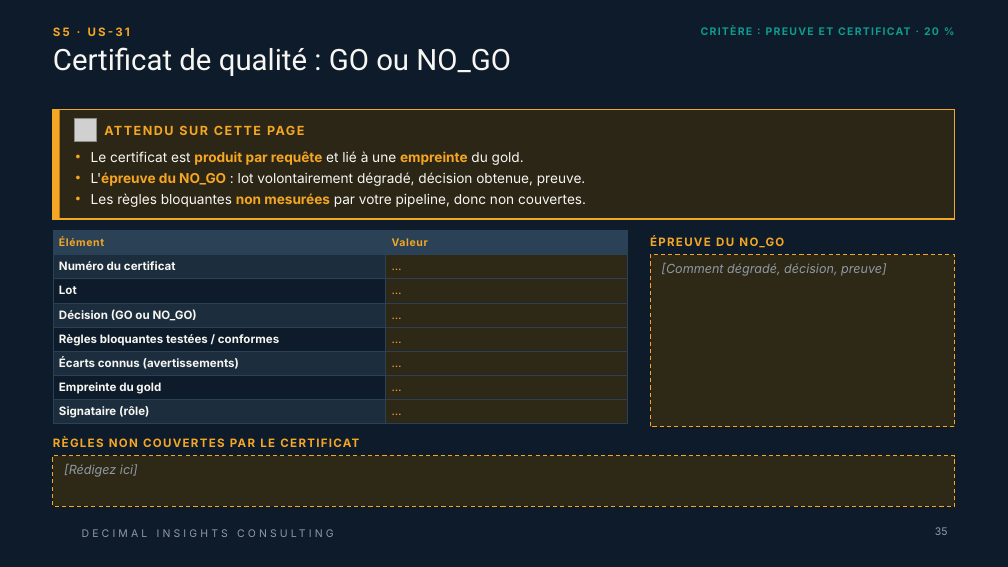
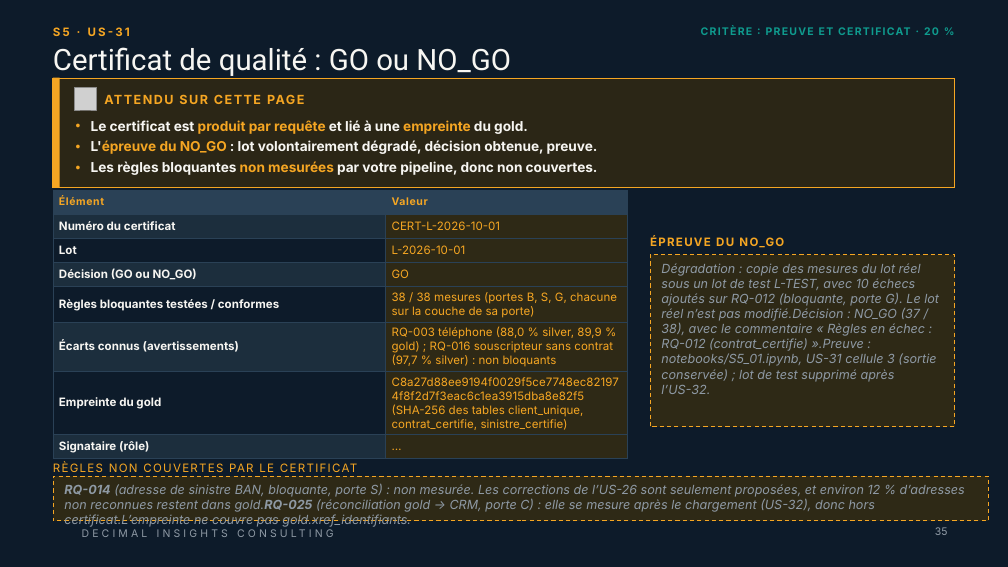
Before and after one commit to Samii05/td-qualite-g01, a slide deck: slide 35 of livrables/Livrable_Groupe_TD_AssurConnect.pptx. Drawn at 1008x567 pixels with LibreOffice and Linux fonts; fonts in the diff are those of the drawing; grey boxes stand for pictures; background and template pictures are left out. Boxes give left, top, right and bottom in pixels: in the first picture for what was removed or moved away, otherwise in the second. Text is boxed around its words. In the diff, an @@ line names an element or a change of style, - is before the commit and + after.

Commit message:
S5: certificat de qualité GO/NO_GO avec empreinte SHA-256, publication CRM avec trois refus et réconciliation RQ-025 (US-31, US-32)

```diff
--- a/livrables/Livrable_Groupe_TD_AssurConnect.pptx
+++ b/livrables/Livrable_Groupe_TD_AssurConnect.pptx
@@ 2 rectangles, 1 picture: place and size @@
-2 rectangles, 1 picture at <box>53,110,955,219</box>
+2 rectangles, 1 picture at <box>53,78,955,188</box>
@@ text "Le certificat est produit par ...": place and size @@
-text "Le certificat est produit par ..." at <box>91,151,586,207</box>
+text "Le certificat est produit par ..." at <box>91,120,598,175</box>
@@ text "Le certificat est produit par ..." at <box>91,120,598,175</box>: bold on in "Le certificat est et lié à une ...", "L'épreuve : lot volontairement dégradé, décision obtenue, ...", "Les règles bloquantes par votre pipeline, donc ..." @@
@@ text "ATTENDU SUR CETTE PAGE" rewrapped from <box>104,119,709,141</box> to <box>392,308,409,315</box> @@
@@ table at <box>53,190,628,458</box> @@
-row 2, column 2: …
+row 2, column 2: CERT-L-2026-10-01
-row 3, column 2: …
+row 3, column 2: L-2026-10-01
-row 4, column 2: …
+row 4, column 2: GO
-row 5, column 2: …
+row 5, column 2: 38 / 38 mesures (portes B, S, G, chacune sur la couche de sa porte)
-row 6, column 2: …
+row 6, column 2: RQ-003 téléphone (88,0 % silver, 89,9 % gold) ; RQ-016 souscripteur sans contrat (97,7 % silver) : non bloquants
-row 7, column 2: …
+row 7, column 2: C8a27d88ee9194f0029f5ce7748ec821974f8f2d7f3eac6c1ea3915dba8e82f5 (SHA-256 des tables client_unique, contrat_certifie, sinistre_certifie)
@@ table: place and size @@
-table at <box>53,231,628,424</box>
+table at <box>53,190,628,458</box>
@@ text in rectangle at <box>661,263,939,394</box>: text changed @@
-[Comment dégradé, décision, preuve]
+Dégradation : copie des mesures du lot réel sous un lot de test L-TEST, avec 10 échecs ajoutés sur RQ-012 (bloquante, porte G). Le lot réel n’est pas modifié.Décision : NO_GO (37 / 38), avec le commentaire « Règles en échec : RQ-012 (contrat_certifie) ».Preuve : notebooks/S5_01.ipynb, US-31 cellule 3 (sortie conservée) ; lot de test supprimé après l’US-32.
@@ text "RÈGLES NON COUVERTES PAR LE ...": place and size @@
-text "RÈGLES NON COUVERTES PAR LE ..." at <box>59,334,97,346</box>
+text "RÈGLES NON COUVERTES PAR LE ..." at <box>64,323,867,527</box>
@@ text "RÈGLES NON COUVERTES PAR LE ..." at <box>64,323,867,527</box>: bold off @@
@@ rectangle "RQ-014 (adresse de sinistre BAN, ...": place and size @@
-rectangle "RQ-014 (adresse de sinistre BAN, ..." at <box>53,456,955,507</box>
+rectangle "RQ-014 (adresse de sinistre BAN, ..." at <box>53,476,988,521</box>
@@ text in rectangle at <box>64,484,965,527</box>: text changed @@
-[Rédigez ici]
+RQ-014 (adresse de sinistre BAN, bloquante, porte S) : non mesurée. Les corrections de l’US-26 sont seulement proposées, et environ 12 % d’adresses non reconnues restent dans gold.RQ-025 (réconciliation gold → CRM, porte C) : elle se mesure après le chargement (US-32), donc hors certificat.L’empreinte ne couvre pas gold.xref_identifiants.
```
Also in this commit, not shown: 1 other slide changed, 1 other file.
